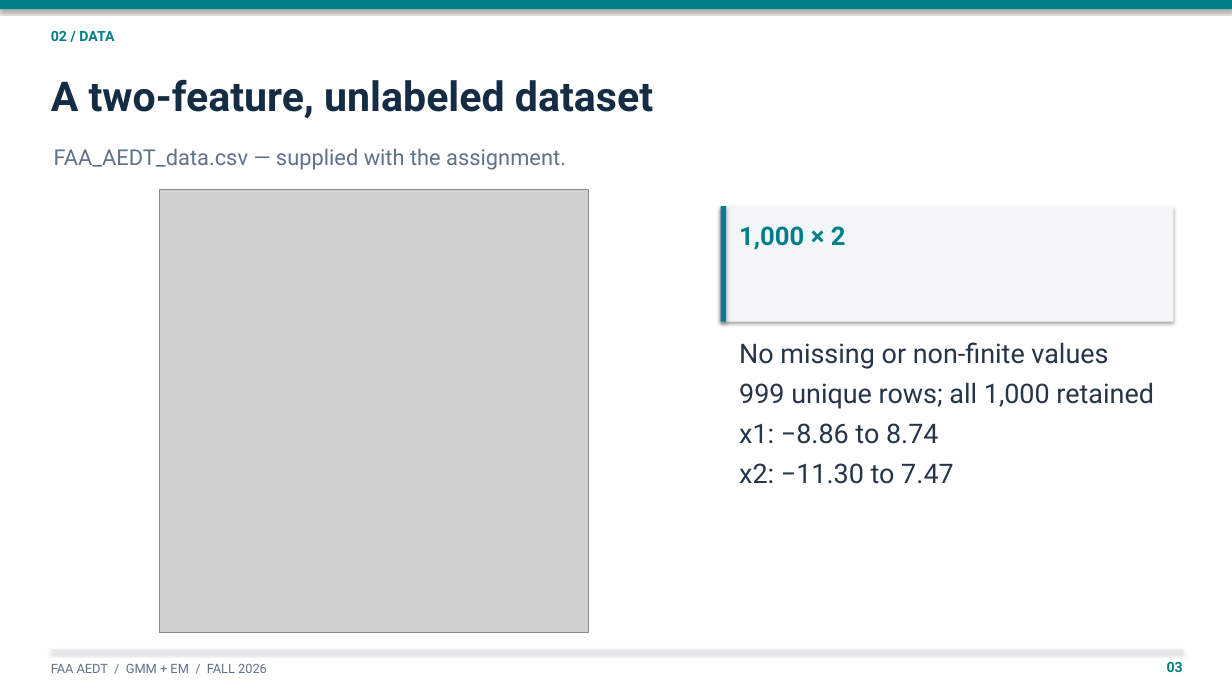
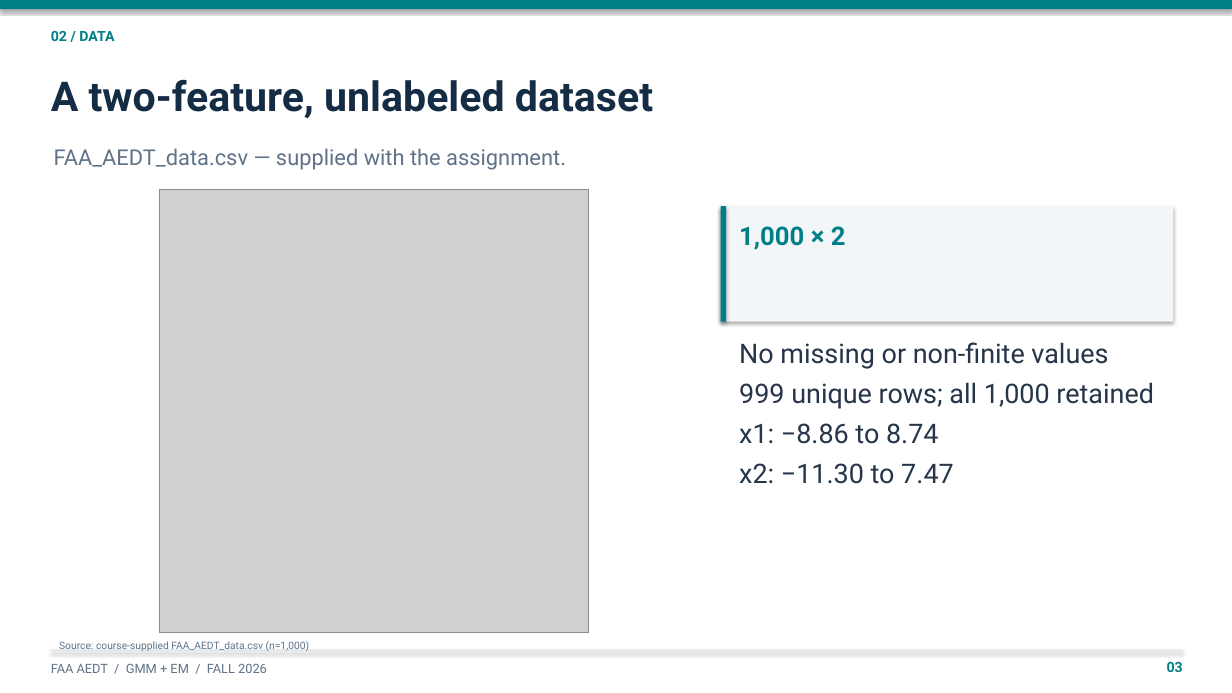
Before and after one commit to sayenooo/gmm-with-em-project, a slide deck: slide 3 of FAA_GMM_EM_presentation.pptx. Drawn at 1232x693 pixels with LibreOffice and Linux fonts; fonts in the diff are those of the drawing; grey boxes stand for pictures. Boxes give left, top, right and bottom in pixels: in the first picture for what was removed or moved away, otherwise in the second. Text is boxed around its words. In the diff, an @@ line names an element or a change of style, - is before the commit and + after.

Commit message:
docs: add verified academic sources and accurate AI disclosure
- Cite the EM paper, Bishop textbook, AIC/BIC originals and official FAA AEDT site
- Map reference claims to each part of the presentation and project
- Separate citations and AI disclosure into dedicated closing slides
- Include reproducible step-by-step validation instructions
- Preserve truthful project provenance and unfilled student work details
- Keep the 16-slide presentation timed to 15 minutes

```diff
--- a/FAA_GMM_EM_presentation.pptx
+++ b/FAA_GMM_EM_presentation.pptx
@@ text added at (59, 641, 310, 651), 8 pt, text #5D738B @@
+Source: course-supplied FAA_AEDT_data.csv (n=1,000)
```
Also in this commit, not shown: 7 other slides changed, 2 slides added, 1 slide removed, 5 other files.
